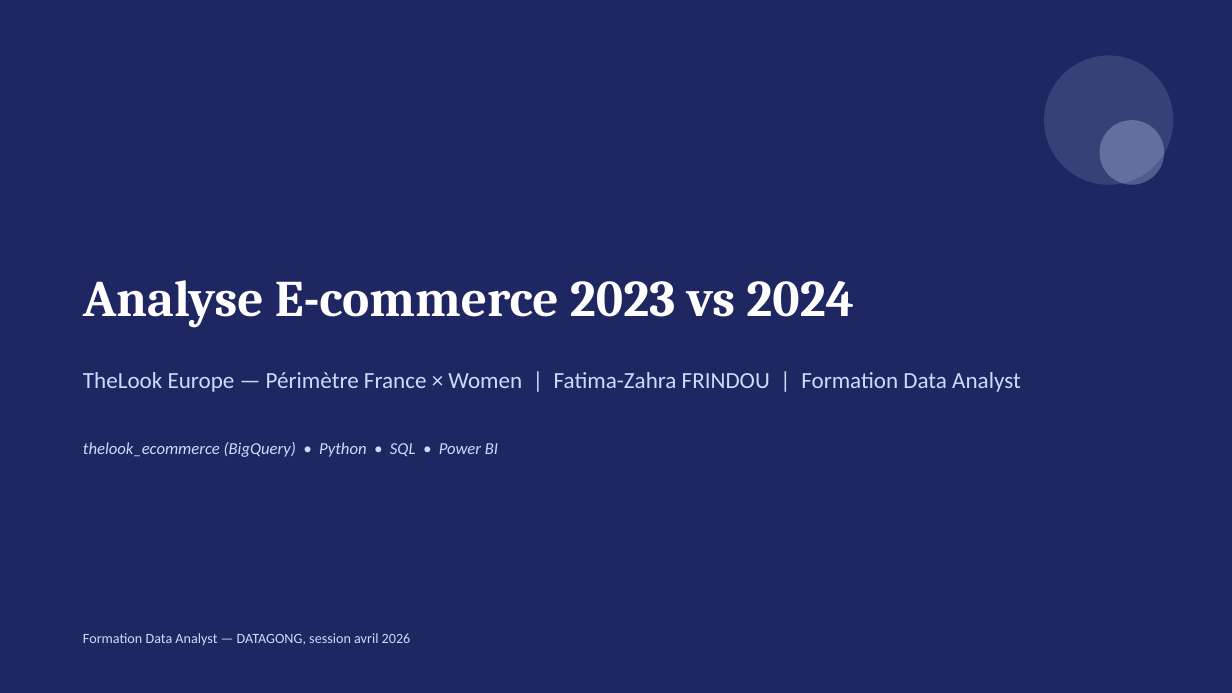
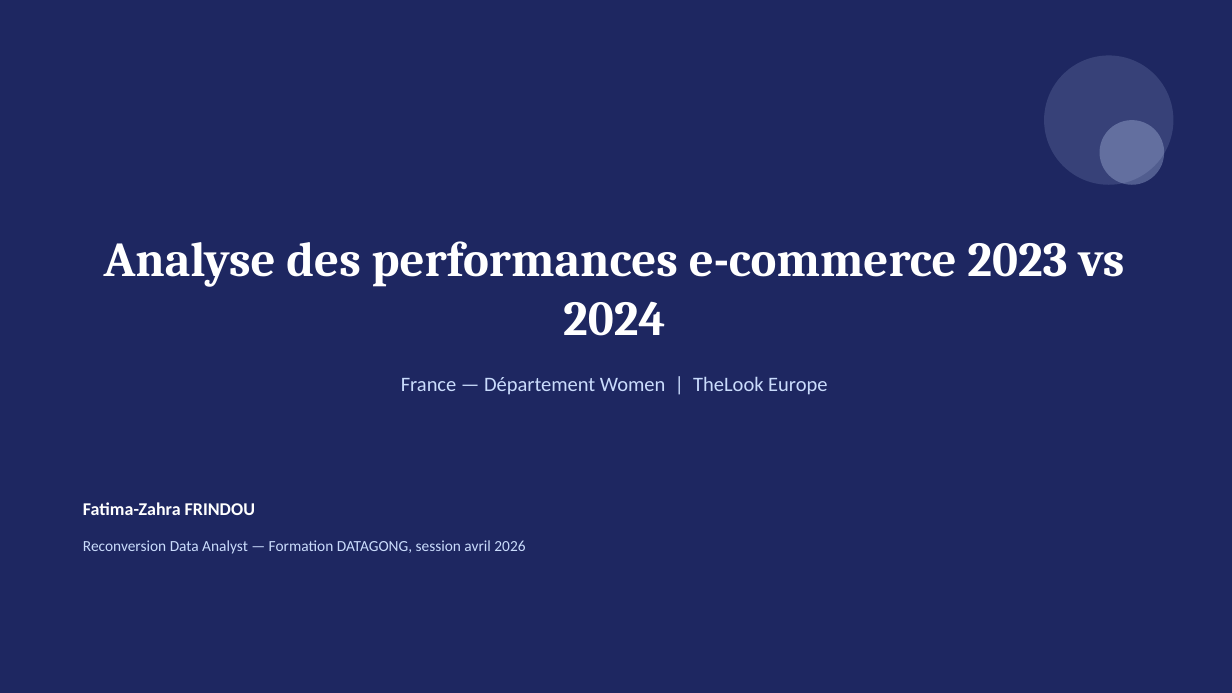
Before and after one commit to Fatima-Zahra37/projet-ecommerce-data, a slide deck: slide 1 of slides/soutenance_20min.pptx.pptx. Drawn at 1232x693 pixels with LibreOffice and Linux fonts; fonts in the diff are those of the drawing. Boxes give left, top, right and bottom in pixels: in the first picture for what was removed or moved away, otherwise in the second. Text is boxed around its words. In the diff, an @@ line names an element or a change of style, - is before the commit and + after.

```diff
--- a/slides/soutenance_20min.pptx.pptx
+++ b/slides/soutenance_20min.pptx.pptx
@@ text at [104, 241, 1124, 336]: text changed; size 40 to 38 pt @@
-Analyse E-commerce 2023 vs 2024
+Analyse des performances e-commerce 2023 vs 2024
@@ text at [401, 376, 827, 395]: text changed; size 18 to 16 pt @@
-TheLook Europe — Périmètre France × Women | Fatima-Zahra FRINDOU | Formation Data Analyst
+France — Département Women | TheLook Europe
@@ text at [83, 502, 255, 515]: text changed; size 13 to 14 pt; text colour #CADCFC to #FFFFFF; bold on; italic off @@
-thelook_ecommerce (BigQuery) • Python • SQL • Power BI
+Fatima-Zahra FRINDOU
@@ text at [83, 540, 525, 554]: text changed; size 11 to 12 pt @@
-Formation Data Analyst — DATAGONG, session avril 2026
+Reconversion Data Analyst — Formation DATAGONG, session avril 2026
```
Also in this commit, not shown: 6 other slides changed, 11 slides added, 10 slides removed.
